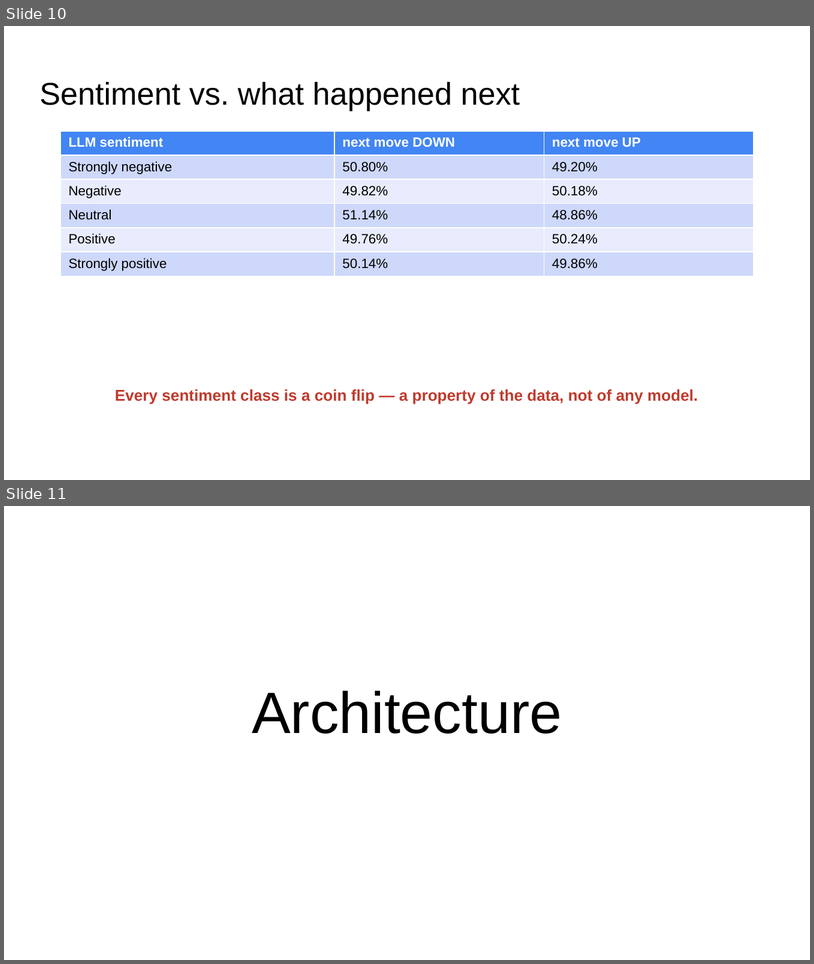
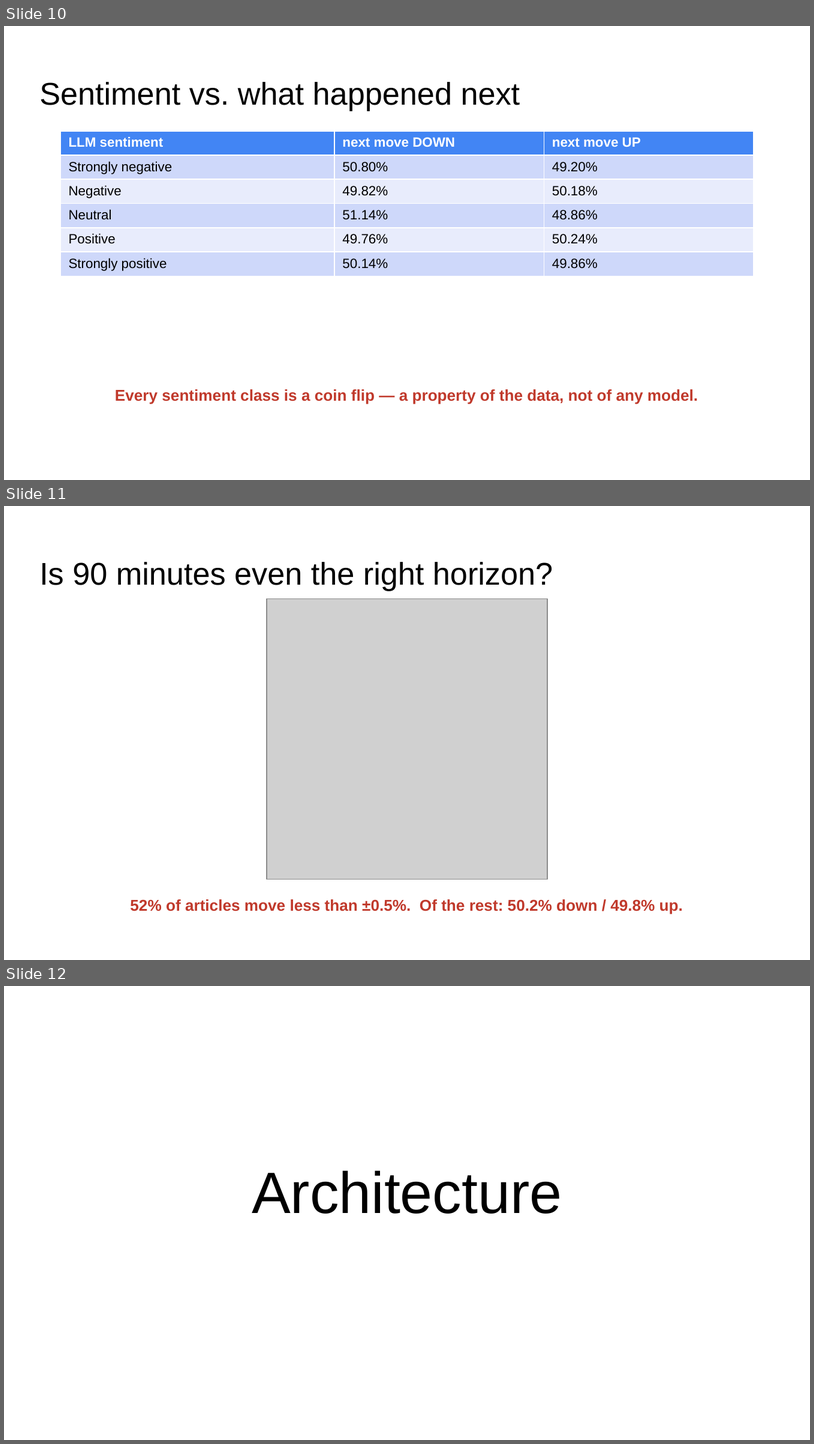
Before and after one commit to ShezZai/Insights_Gain_Regressor_Plus, a slide deck: presentations/Grunitech_Project_LLM_and_fine-tuning_consolidated.pptx. Shown one above the other, each under a label of ours: slides 10 and 11 before the commit, slides 10, 11 and 12 after it. The pictures are 814x964 and 814x1444 pixels, drawn with LibreOffice and Linux fonts; fonts in the diff are those of the drawing; grey boxes stand for pictures. Boxes give left, top, right and bottom in pixels: in the first picture for what was removed or moved away, otherwise in the second. Text is boxed around its words. In the diff, an @@ line names an element or a change of style, - is before the commit and + after.

```diff
--- a/presentations/Grunitech_Project_LLM_and_fine-tuning_consolidated.pptx
+++ b/presentations/Grunitech_Project_LLM_and_fine-tuning_consolidated.pptx
@@ slide 11 added at bbox=[4, 506, 810, 960], background #FFFFFF @@
@@ title added at bbox=[39, 562, 553, 591], 28 pt, text #000000 @@
+Is 90 minutes even the right horizon?
@@ picture added at bbox=[267, 599, 548, 879] @@
@@ text added at bbox=[130, 899, 683, 914], 14 pt, text #C0392B, bold @@
+52% of articles move less than ±0.5%. Of the rest: 50.2% down / 49.8% up.
@@ what was slide 11 is now slide 12 @@
```
Also in this commit, not shown: 5 other files.
